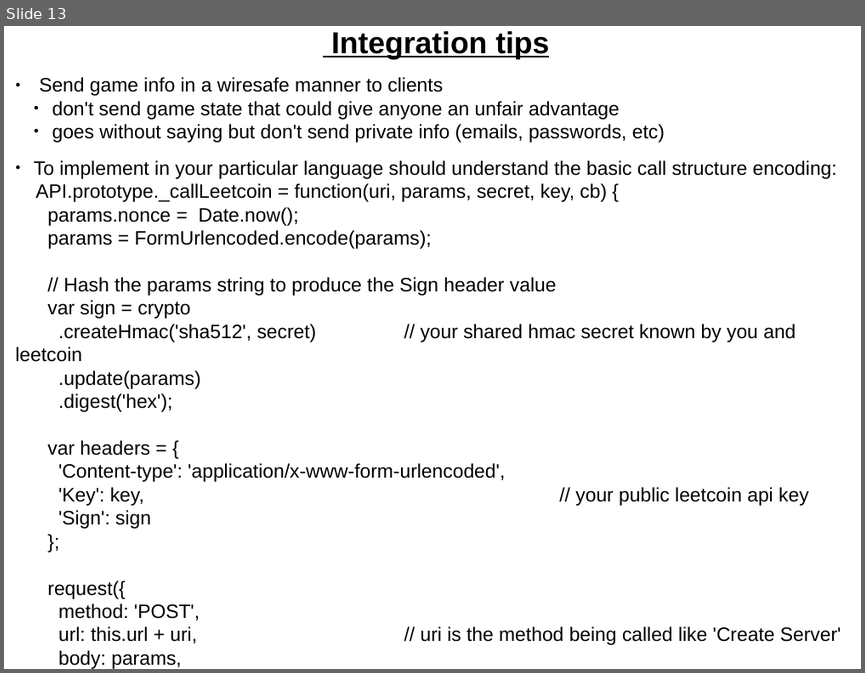
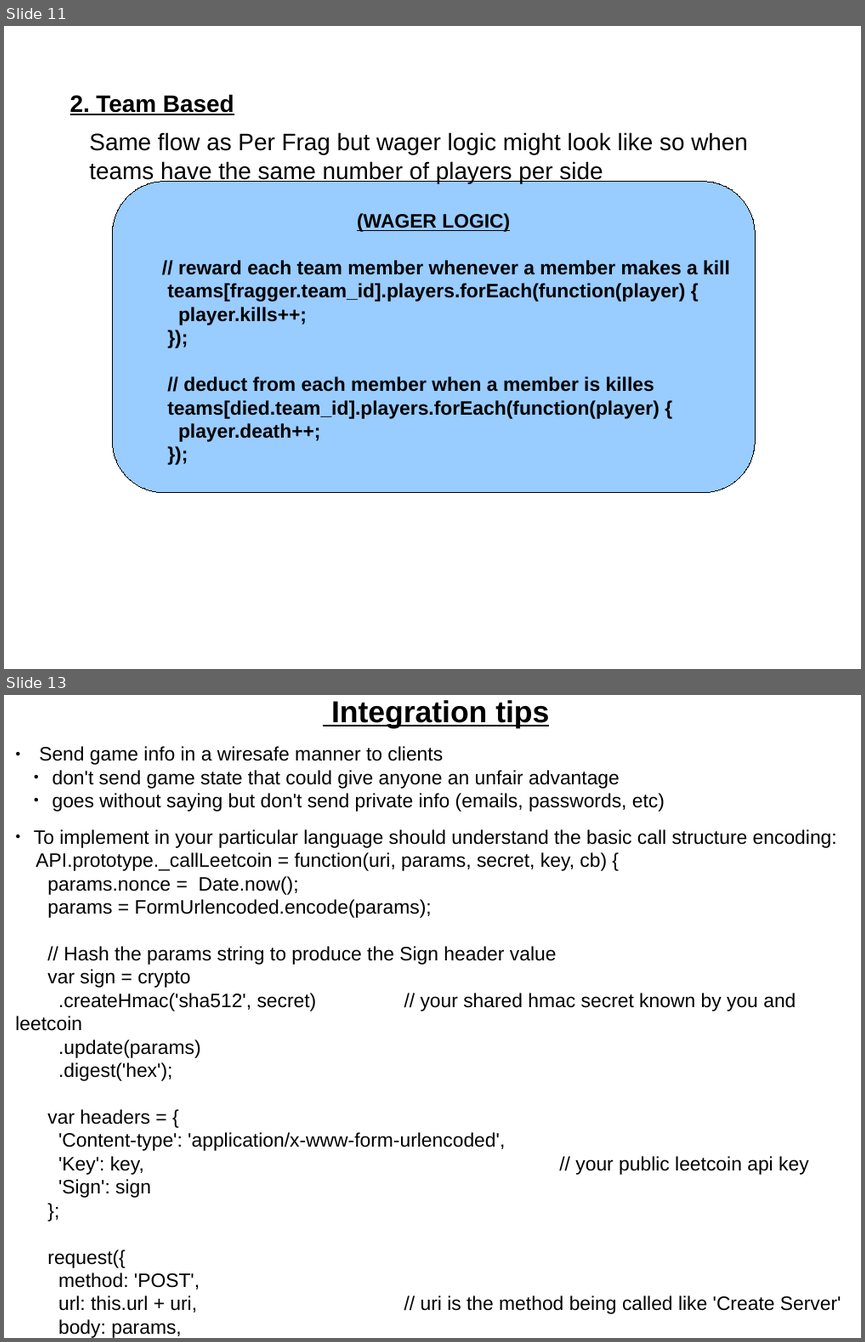
Before and after one commit to porkchop/leetcoin-api-slides, a slide deck: leetcoin-api.odp. Shown one above the other, each under a label of ours: slide 13 before the commit, slides 11 and 13 after it; the slides between them are not shown. The pictures are 865x673 and 865x1342 pixels, drawn with LibreOffice and Linux fonts; fonts in the diff are those of the drawing. Boxes give left, top, right and bottom in pixels: in the first picture for what was removed or moved away, otherwise in the second. Text is boxed around its words. In the diff, an @@ line names an element or a change of style, - is before the commit and + after.

```diff
--- a/leetcoin-api.odp
+++ b/leetcoin-api.odp
@@ slide 11 added at [4, 26, 861, 669], background #FFFFFF @@
@@ text added at [70, 94, 234, 115], 22 pt, text #000000, bold, underline @@
+2. Team Based
@@ text added at [89, 132, 748, 183], 22 pt, text #000000 @@
+Same flow as Per Frag but wager logic might look like so when teams have the same number of players per side
@@ rounded rectangle added at [112, 182, 755, 493], fill #99CCFF, outline #000000 0 pt, 18 pt, text #000000, bold @@
+(WAGER LOGIC)
+// reward each team member whenever a member makes a kill
+teams[fragger.team_id].players.forEach(function(player) {
+player.kills++;
+});
+// deduct from each member when a member is killes
+teams[died.team_id].players.forEach(function(player) {
+player.death++;
+});
```
Also in this commit, not shown: 1 slide changed, 1 other slide added, 2 slides removed.
